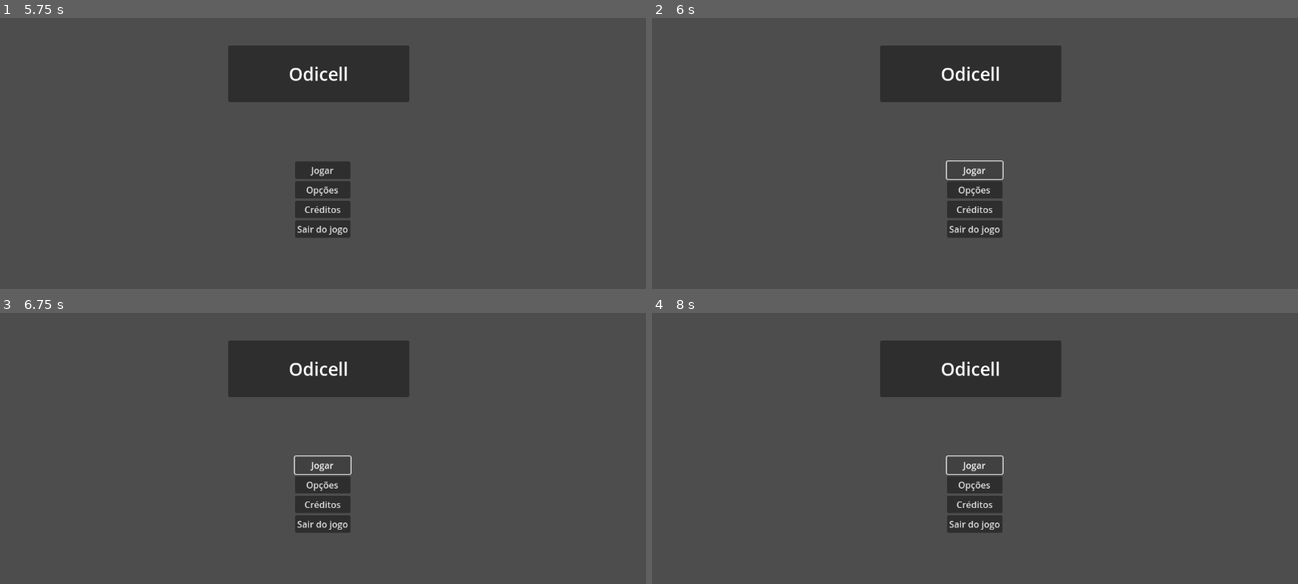
Above: before the commit, frames 1-4 (two rows, left to right).
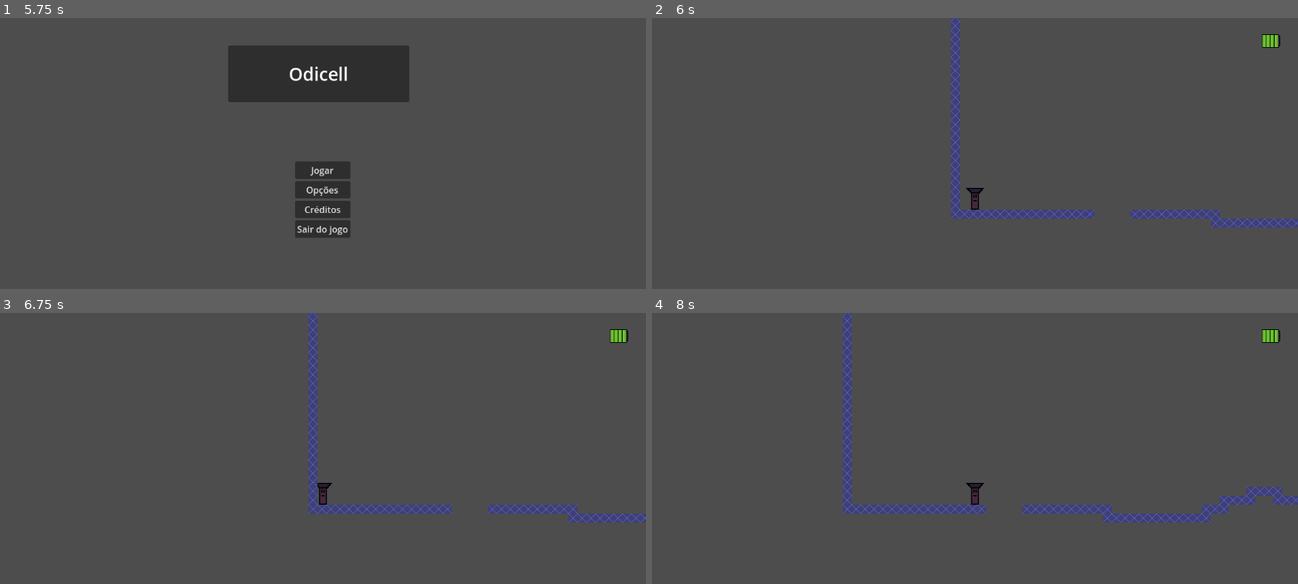
Above: after the commit, the same moments.

Repository: qfaxas/alpha_odicell
Game: Godot game, scene res://cenas/menu_principal.tscn
Same seed, same stepped clock (60 frames per second), same inputs: the game is played once before the commit and once after it.
Inputs (mouse positions are in pixels of both pictures, inside the frame that each line leads up to):
- Up to frame 1 (5.75 s): click "Jogar" at 0.5 s; tap Enter at 1.25 s; hold D (right) 1.28-2.78 s; tap Space (jump) at 1.52, 2.27, 3.5, 3.77, 4.52 s; hold A (left) 2.78-3.53 s; hold D (right) 3.53-5 s; tap Escape (esc) at 4.9 s; click "Voltar para o Menu" at 5 s
- Up to frame 2 (6 s): click (975, 169) at 5.75 s, where only the run after the commit has a clickable "Jogar"
- Up to frame 3 (6.75 s): tap Enter at 6.5 s; hold A (left) from 6.53 s (still down)
- Up to frame 4 (8 s): tap Space (jump) at 6.77 s; release A (left) at 7.28 s; hold D (right) from 7.28 s (still down)

Frame 1 is identical in both runs. In frame 2, 9.5% of the frame differs, in the area x 35-100%, y 0-81%; in frame 3, 9.5%; in frame 4, 11%, in the area x 29-100%, y 0-81%.

Commit message:
resulvido bug do pause

Diff:
--- a/scripts/menu_pause.gd
+++ b/scripts/menu_pause.gd
@@ -34,6 +34,7 @@
 
 
 func _on_back_2_menu_pressed():
+	resume()
 	get_tree().change_scene_to_file("res://cenas/menu_principal.tscn")
 
 func _process(delta):
